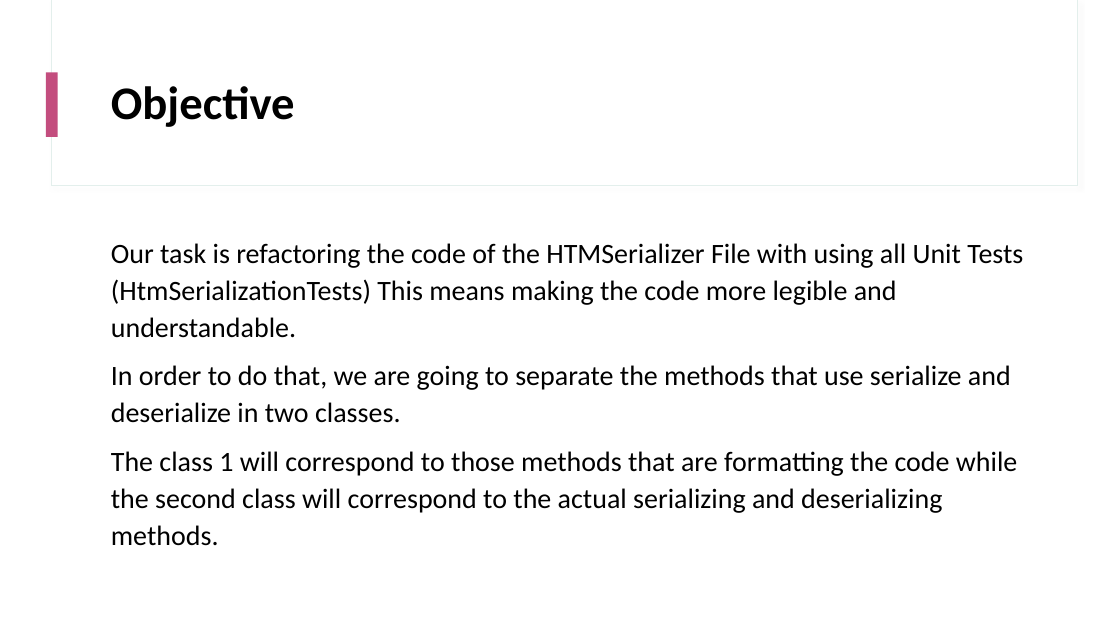
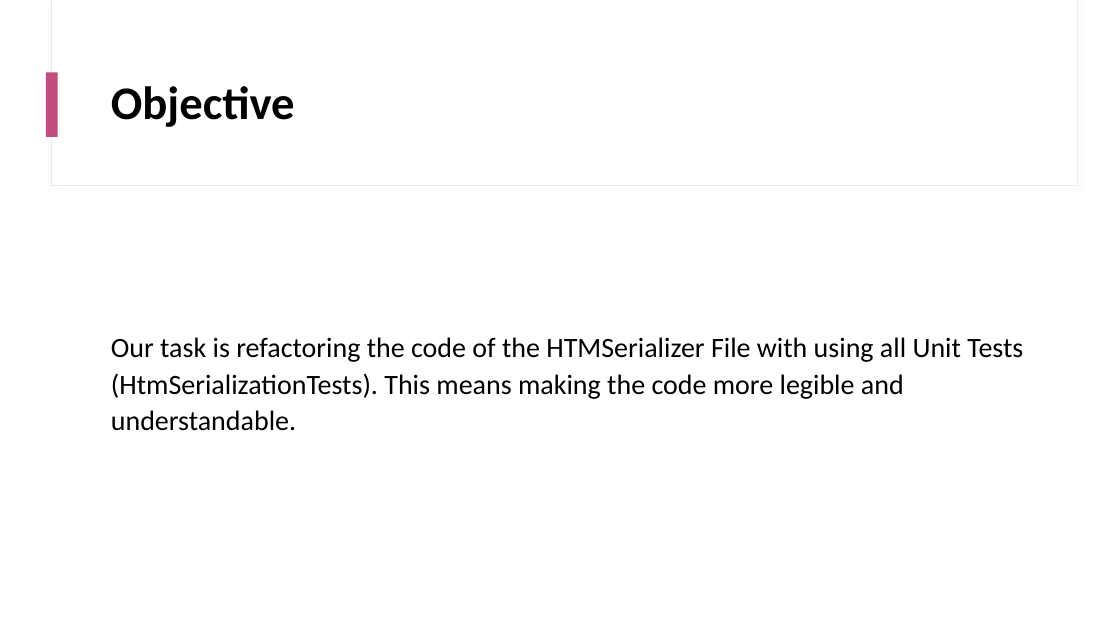
Before and after one commit to KandilKhaled/neocortexapi, a slide deck: slide 6 of Erdi_ProjectWork/Project_Presentation.pptx. Drawn at 1120x630 pixels with LibreOffice and Linux fonts; fonts in the diff are those of the drawing. Boxes give left, top, right and bottom in pixels: in the first picture for what was removed or moved away, otherwise in the second. Text is boxed around its words. In the diff, an @@ line names an element or a change of style, - is before the commit and + after.

```diff
--- a/Erdi_ProjectWork/Project_Presentation.pptx
+++ b/Erdi_ProjectWork/Project_Presentation.pptx
@@ text at (x1=111, y1=337, x2=1023, y2=431): text changed @@
-Our task is refactoring the code of the HTMSerializer File with using all Unit Tests (HtmSerializationTests) This means making the code more legible and understandable.
-In order to do that, we are going to separate the methods that use serialize and deserialize in two classes.
-The class 1 will correspond to those methods that are formatting the code while the second class will correspond to the actual serializing and deserializing methods.
+Our task is refactoring the code of the HTMSerializer File with using all Unit Tests (HtmSerializationTests). This means making the code more legible and understandable.
```
Also in this commit, not shown: 4 other slides changed.
